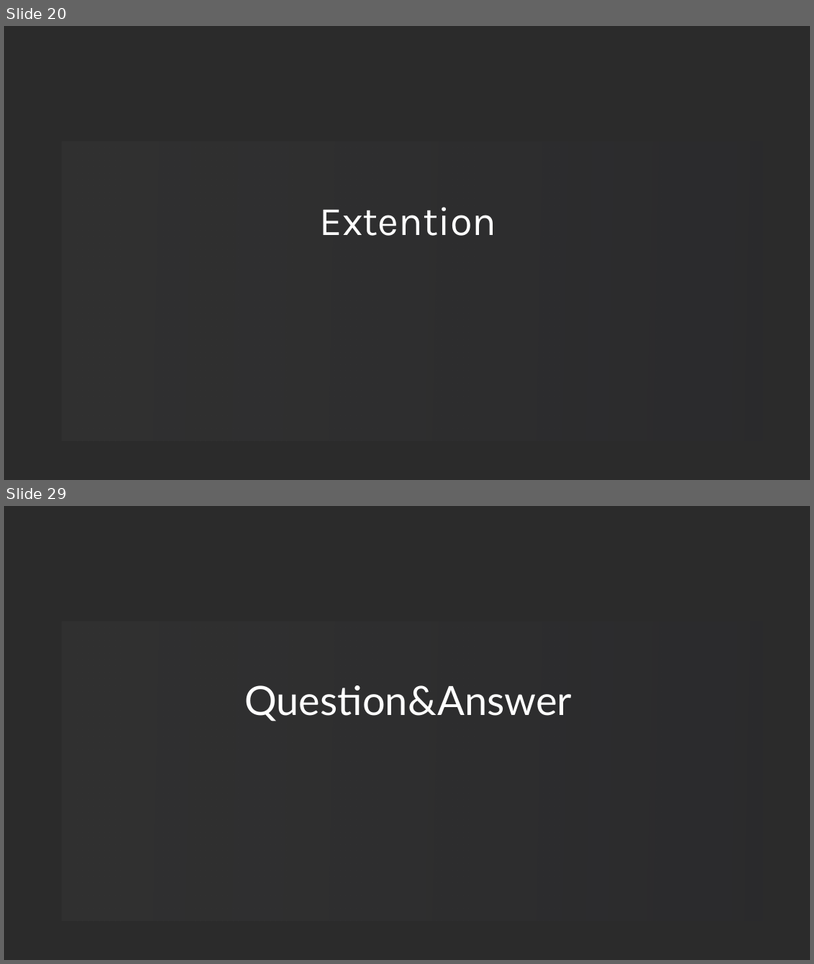
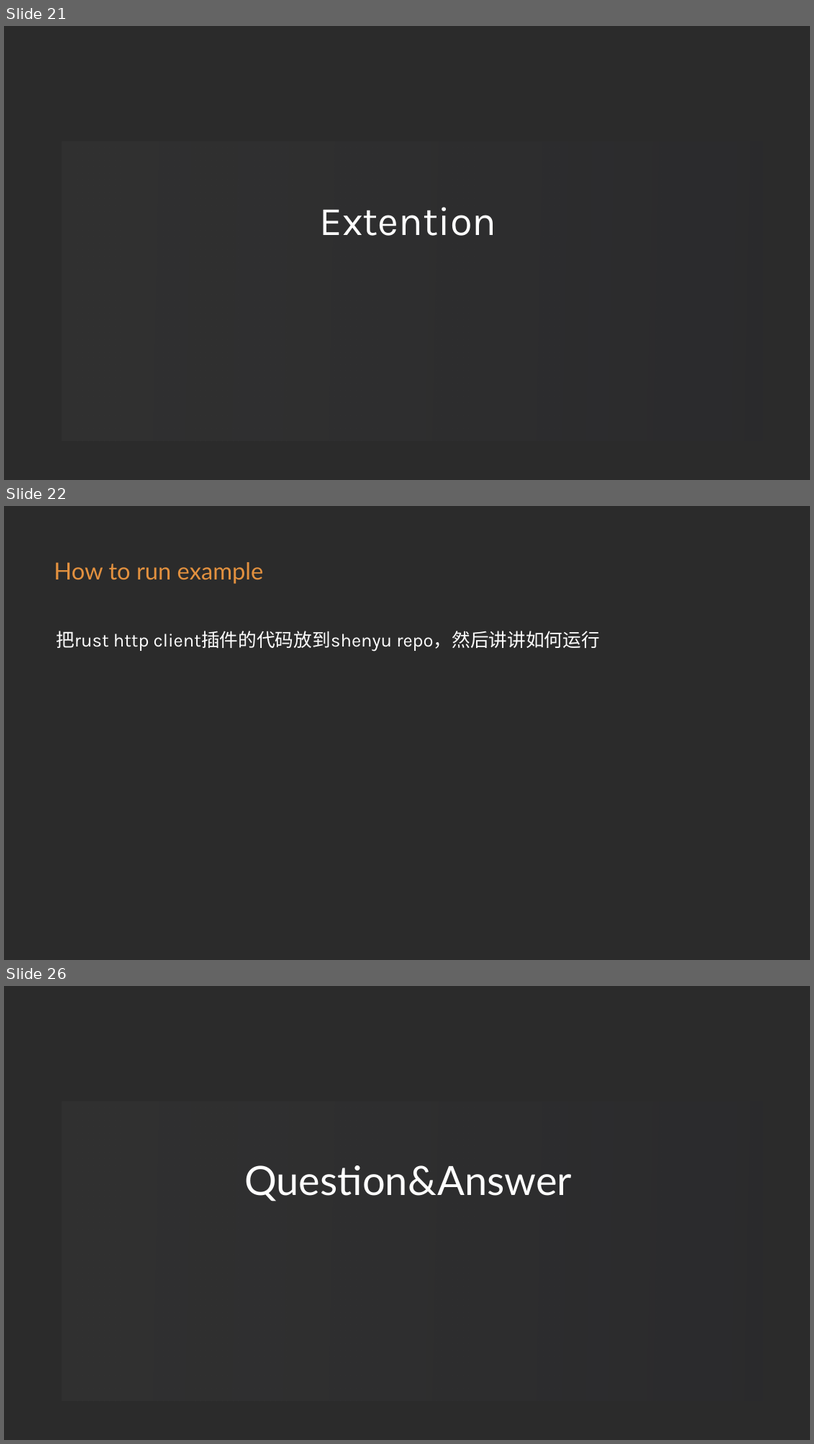
Before and after one commit to loongs-zhang/ACOCA2024-PlayWithWASM, a slide deck: PlayWithWASM.pptx. Shown one above the other, each under a label of ours: slides 20 and 29 before the commit, slides 21, 22 and 26 after it; the slides between them are not shown. The pictures are 814x964 and 814x1444 pixels, drawn with LibreOffice and Linux fonts; fonts in the diff are those of the drawing; background and template pictures are left out; a plain dark background stands for a picture behind light text. Boxes give left, top, right and bottom in pixels: in the first picture for what was removed or moved away, otherwise in the second. Text is boxed around its words. In the diff, an @@ line names an element or a change of style, - is before the commit and + after.

```diff
--- a/PlayWithWASM.pptx
+++ b/PlayWithWASM.pptx
@@ slide 22 added at [4, 506, 810, 960], background picture (left out) @@
@@ text added at [54, 562, 264, 584], 56 pt, text gradient #E3913F to #732D79 @@
+How to run example
@@ text added at [56, 631, 600, 651], 44 pt, text #FFFFFF @@
+把rust http client插件的代码放到shenyu repo，然后讲讲如何运行
@@ what was slide 20 is now slide 21 @@
@@ what was slide 29 is now slide 26 @@
```
Also in this commit, not shown: 2 slides changed, 2 other slides added, 6 slides removed, 11 other files.
